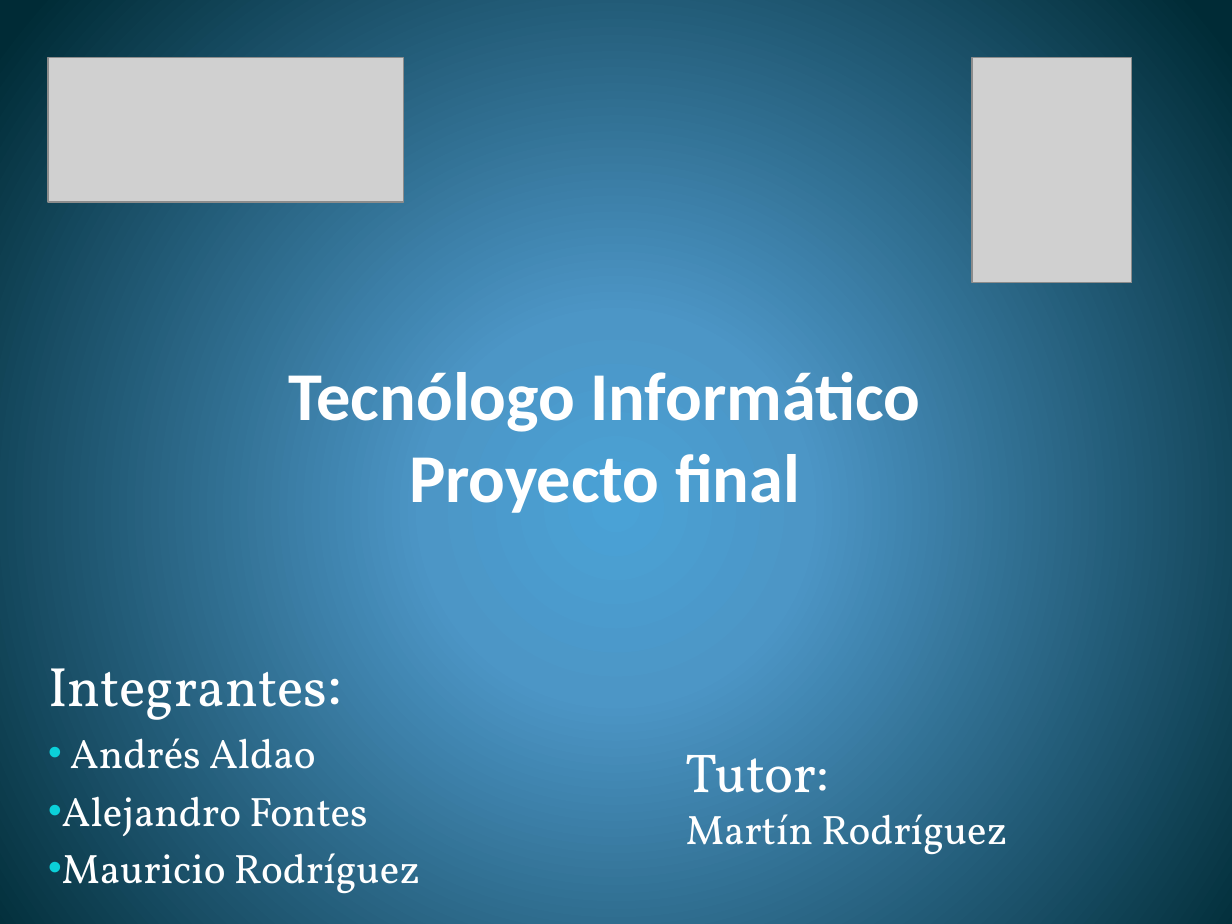
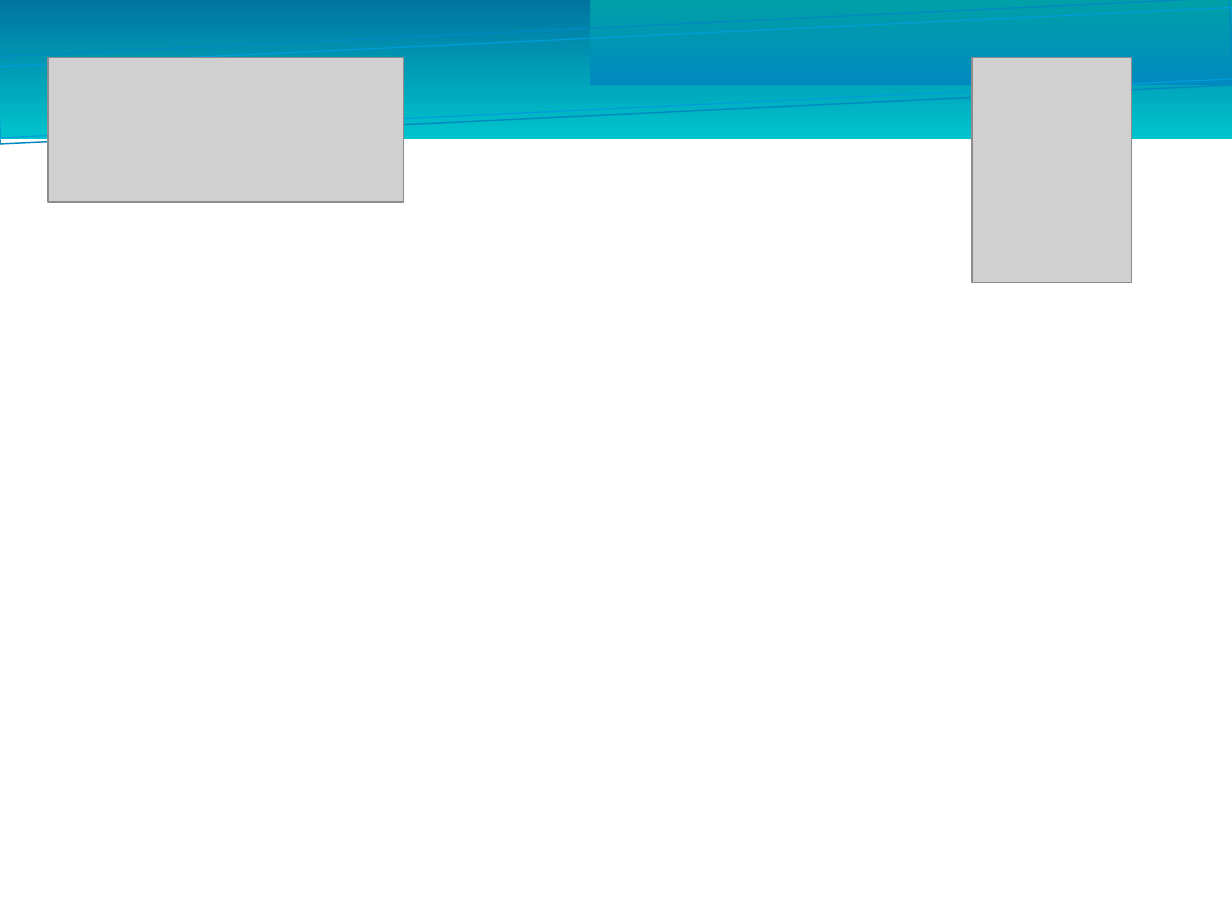
Before and after one commit to ORGTecnologo/7b6581PT, a slide deck: slide 1 of Documentacion/Entregas/Presentacion/Presentacion.pptx. Drawn at 1232x924 pixels with LibreOffice and Linux fonts; fonts in the diff are those of the drawing; grey boxes stand for pictures. Boxes give left, top, right and bottom in pixels: in the first picture for what was removed or moved away, otherwise in the second. Text is boxed around its words. In the diff, an @@ line names an element or a change of style, - is before the commit and + after.

```diff
--- a/Documentacion/Entregas/Presentacion/Presentacion.pptx
+++ b/Documentacion/Entregas/Presentacion/Presentacion.pptx
@@ background gradient #4AA0D6 to #4C98C7 to #002C38 to #FFFFFF @@
@@ rectangle added at <box>0,0,1232,139</box>, fill gradient #0074A0 to #00C4CD @@
@@ rectangle added at <box>0,0,1232,144</box>, outline #008ABF 0.85 pt @@
@@ rectangle added at <box>0,8,1232,137</box>, outline #009DD9 0.74 pt @@
@@ rectangle added at <box>590,0,1232,85</box>, fill gradient #00A0A8 to #008ABF @@
@@ title removed at <box>289,363,920,513</box> @@
-Tecnólogo Informático
-Proyecto final
@@ subtitle removed at <box>48,668,420,894</box> @@
-Integrantes:
-• Andrés Aldao
-• Alejandro Fontes
-• Mauricio Rodríguez
@@ text removed at <box>686,755,1007,854</box> @@
-Tutor:
-Martín Rodríguez
```
Also in this commit, not shown: 22 other slides changed, 1 slide added, 2 other files.
